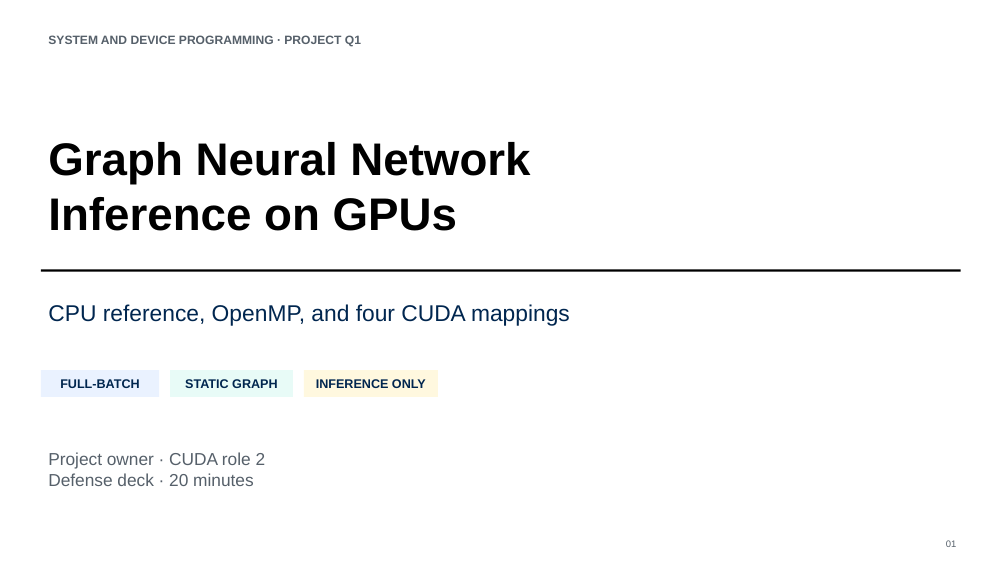
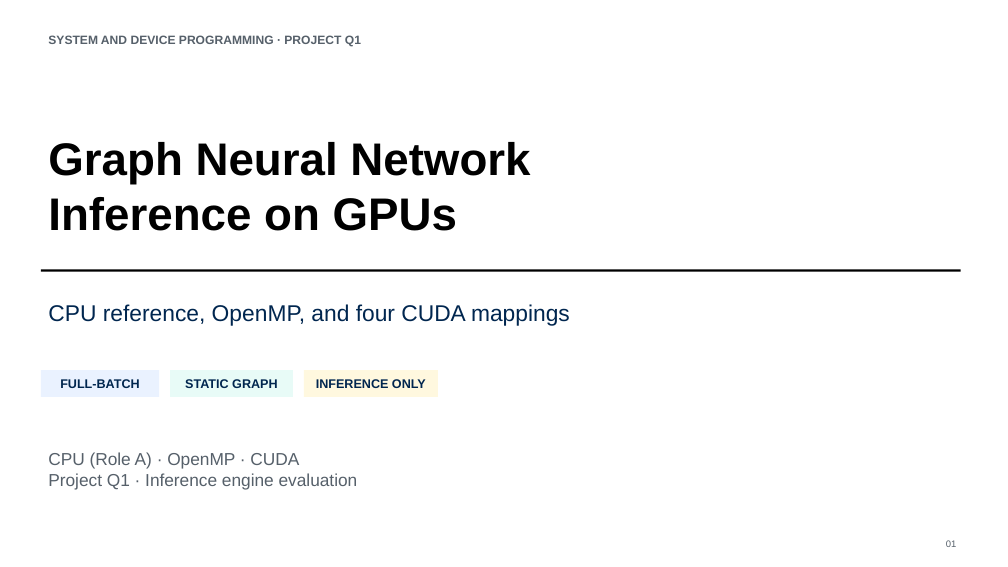
Before and after one commit to numei/gnni_on_gpus, a slide deck: slide 1 of docs/Q1-presentation.pptx. Drawn at 1008x567 pixels with LibreOffice and Linux fonts; fonts in the diff are those of the drawing. Boxes give left, top, right and bottom in pixels: in the first picture for what was removed or moved away, otherwise in the second. Text is boxed around its words. In the diff, an @@ line names an element or a change of style, - is before the commit and + after.

Commit message:
implement CPU PPT

```diff
--- a/docs/Q1-presentation.pptx
+++ b/docs/Q1-presentation.pptx
@@ text at (48,452,358,490): text changed @@
-Project owner · CUDA role 2
-Defense deck · 20 minutes
+CPU (Role A) · OpenMP · CUDA
+Project Q1 · Inference engine evaluation
```
Also in this commit, not shown: 13 other slides changed, 3 slides added, 2 other files.
